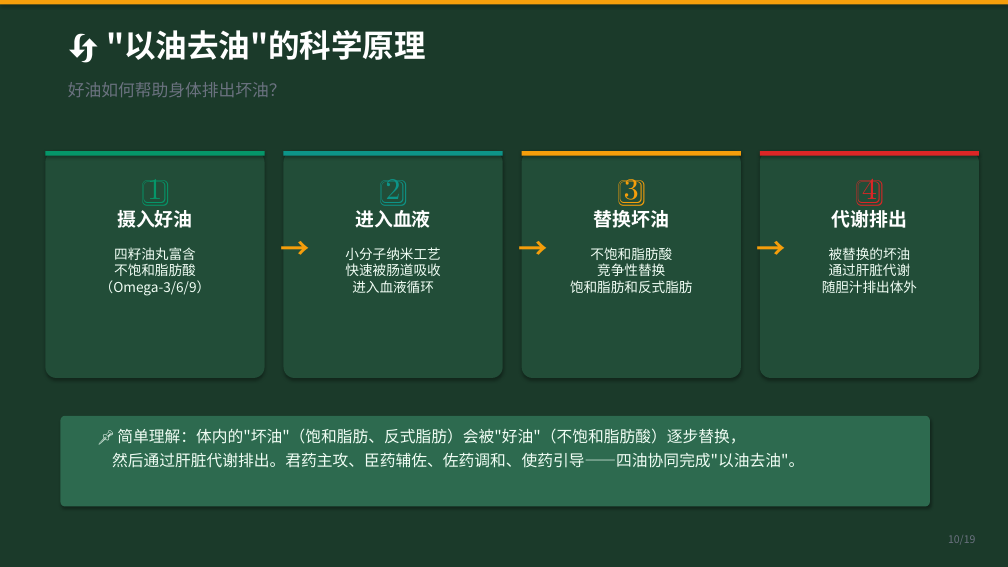
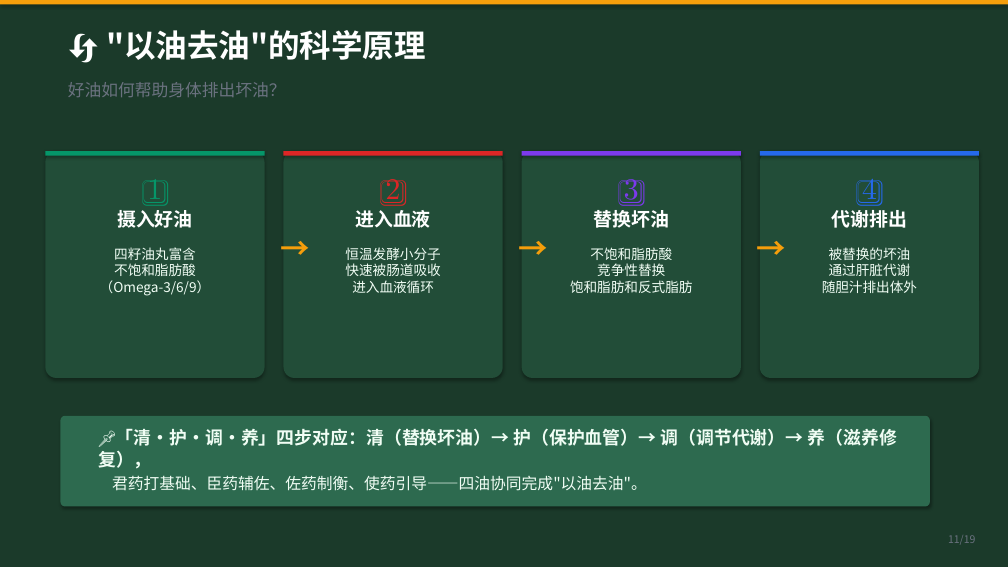
Before and after one commit to unclefrankie422/boyboy-manager, a slide deck: slide 11 of why-four-seed-oil.pptx (slide 10 before the commit). Drawn at 1008x567 pixels with LibreOffice and Linux fonts; fonts in the diff are those of the drawing. Boxes give left, top, right and bottom in pixels: in the first picture for what was removed or moved away, otherwise in the second. Text is boxed around its words. In the diff, an @@ line names an element or a change of style, - is before the commit and + after.

Commit message:
四籽油丸PPT v3：纠正君臣佐使排序（君山茶角鲨烯·臣紫苏高亚麻酸·佐葡萄原花青素·使亚麻Omega3）+ 新增清护调养四位一体 + 黄金配比恒温发酵工艺

```diff
--- a/why-four-seed-oil.pptx
+++ b/why-four-seed-oil.pptx
@@ rectangle at (284,151,503,156): fill #0D9488 to #DC2626 @@
@@ text "2️⃣" at (386,179,401,206): text colour #0D9488 to #DC2626 @@
@@ rectangle at (522,151,741,156): fill #F59E0B to #7C3AED @@
@@ text "3️⃣" at (624,179,639,206): text colour #F59E0B to #7C3AED @@
@@ rectangle at (760,151,979,156): fill #DC2626 to #2569EB @@
@@ text "4️⃣" at (862,179,877,206): text colour #DC2626 to #2569EB @@
@@ text at (345,247,440,293): text changed @@
-小分子纳米工艺
-快速被肠道吸收
-进入血液循环
+恒温发酵小分子
+快速被肠道吸收
+进入血液循环
@@ text at (98,429,897,491): text changed; size 15 to 17 pt; bold on @@
-📌 简单理解：体内的"坏油"（饱和脂肪、反式脂肪）会被"好油"（不饱和脂肪酸）逐步替换，
-然后通过肝脏代谢排出。君药主攻、臣药辅佐、佐药调和、使药引导——四油协同完成"以油去油"。
+📌「清·护·调·养」四步对应：清（替换坏油）→ 护（保护血管）→ 调（调节代谢）→ 养（滋养修复），
+君药打基础、臣药辅佐、佐药制衡、使药引导——四油协同完成"以油去油"。
@@ text at (948,535,975,544): text changed @@
-10/19
+11/19
```
Also in this commit, not shown: 16 other slides changed, 2 slides added, 2 slides removed, 1 other file.
